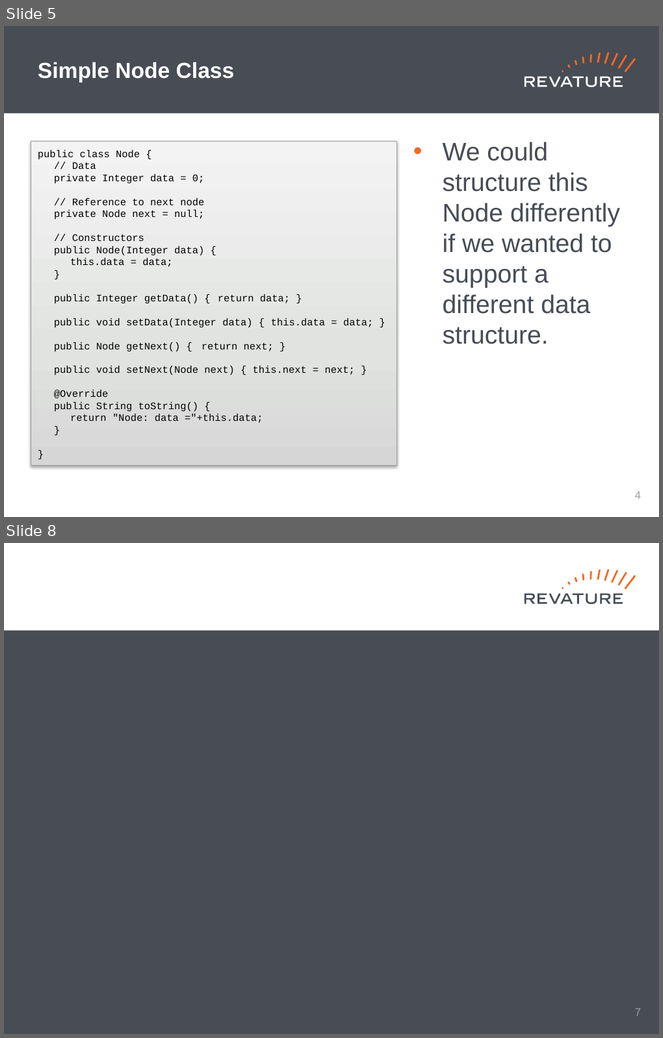
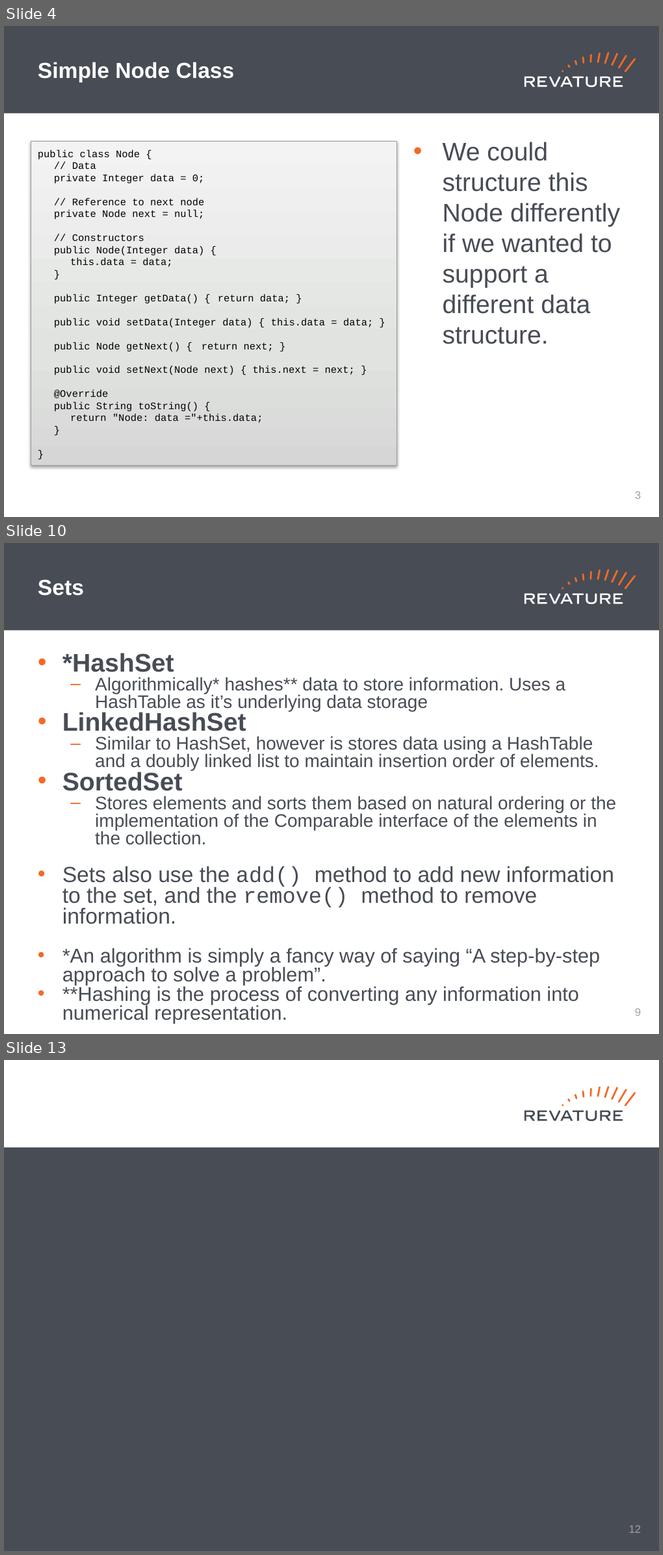
Before and after one commit to jhigherevature/8302021_RAP, a slide deck: powerpoints/Day_16.pptx. Shown one above the other, each under a label of ours: slides 5 and 8 before the commit, slides 4, 10 and 13 after it; the slides between them are not shown. The pictures are 663x1038 and 663x1555 pixels, drawn with LibreOffice and Linux fonts; fonts in the diff are those of the drawing. Boxes give left, top, right and bottom in pixels: in the first picture for what was removed or moved away, otherwise in the second. Text is boxed around its words. In the diff, an @@ line names an element or a change of style, - is before the commit and + after.

```diff
--- a/powerpoints/Day_16.pptx
+++ b/powerpoints/Day_16.pptx
@@ slide 10 added at (4,543,659,1034), background #FFFFFF; not listed: 19 template elements that a slide beside it also shows @@
@@ title added at (38,579,84,596), 24 pt, text #FFFFFF, bold @@
+Sets
@@ text added at (62,653,616,1024), 20 pt, text #474C55 @@
+• *HashSet
+  – Algorithmically* hashes** data to store information. Uses a HashTable as it’s underlying data storage
+• LinkedHashSet
+  – Similar to HashSet, however is stores data using a HashTable and a doubly linked list to maintain insertion order of elements.
+• SortedSet
+  – Stores elements and sorts them based on natural ordering or the implementation of the Comparable interface of the elements in the collection.
+• Sets also use the add() method to add new information to the set, and the remove() method to remove information.
+• *An algorithm is simply a fancy way of saying “A step-by-step approach to solve a problem”.
+• **Hashing is the process of converting any information into numerical representation.
@@ page number added at (635,1008,641,1016), 12 pt, text #A0A1A0 @@
+9
@@ what was slide 5 is now slide 4 @@
@@ page number at (635,491,641,499): text changed @@
-4
+3
@@ what was slide 8 is now slide 13 @@
@@ page number at (629,1525,642,1533): text changed @@
-7
+12
```
Also in this commit, not shown: 3 slides changed, 4 other slides added, 4 other files.
